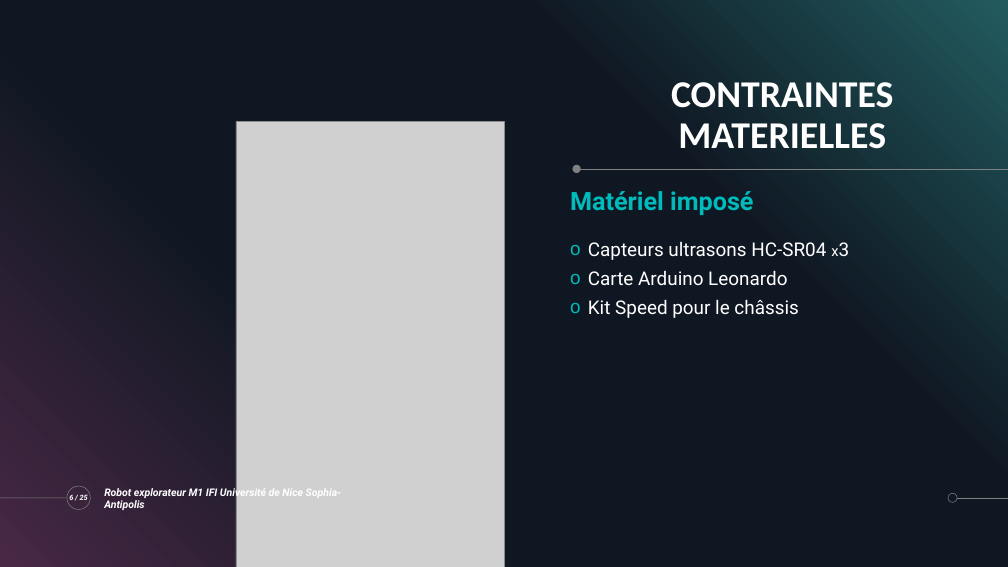
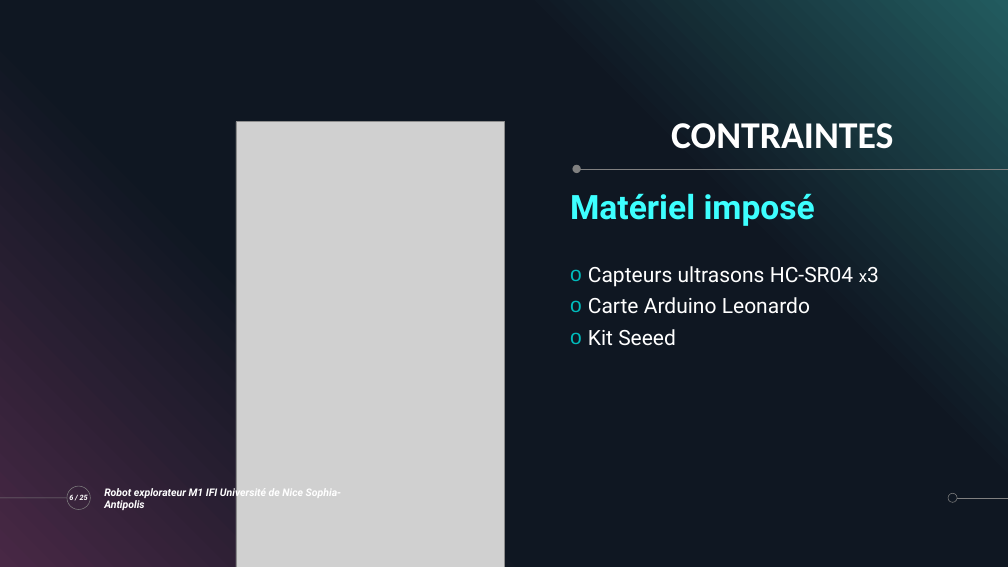
Before and after one commit to ChloeMaccarinelli/TER_M1_S2, a slide deck: slide 6 of doc/Diapo_LOTFI_MACCARINELLI_MARION.pptx. Drawn at 1008x567 pixels with LibreOffice and Linux fonts; fonts in the diff are those of the drawing; grey boxes stand for pictures. Boxes give left, top, right and bottom in pixels: in the first picture for what was removed or moved away, otherwise in the second. Text is boxed around its words. In the diff, an @@ line names an element or a change of style, - is before the commit and + after.

```diff
--- a/doc/Diapo_LOTFI_MACCARINELLI_MARION.pptx
+++ b/doc/Diapo_LOTFI_MACCARINELLI_MARION.pptx
@@ title at [671,123,893,149]: text changed @@
-CONTRAINTES MATERIELLES
+CONTRAINTES
@@ text "Matériel imposé" at [570,193,815,226]: size 24 to 32 pt, text colour #00BBBB to #3DFFFF @@
@@ text "Capteurs ultrasons HC-SR04 x3": place and size @@
-text "Capteurs ultrasons HC-SR04 x3" at [588,242,826,318]
+text "Capteurs ultrasons HC-SR04 x3" at [588,266,854,346]
@@ text at [588,266,854,314]: size 18 to 20 pt in "Capteurs ultrasons HC-SR04 x3", "Carte Arduino Leonardo"; size 14 to 16 pt in "x3" @@
@@ text at [588,329,676,346]: text changed; size 18 to 20 pt @@
-o Kit Speed pour le châssis
+o Kit Seeed
```
Also in this commit, not shown: 19 other slides changed, 1 slide added, 1 slide removed.
